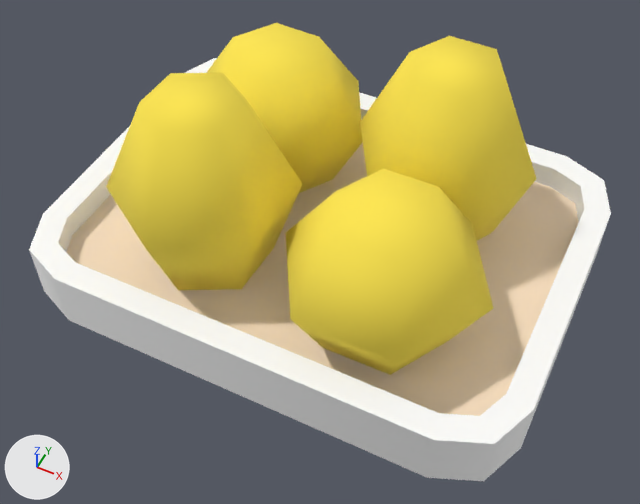
An edit to the glTF model assets/kenney/citysuburban/planter.glb, drawn before and after from the same camera.
Both versions are drawn from a 50 mm lens placed at (0.214, -0.439, 0.552), pointed at (0.014, -0.039, 0.051). The axes (+X, +Y, +Z) are drawn at lower left. The lights are the same throughout. The picture after the commit comes second.

Objects in the first picture: 'planter'.
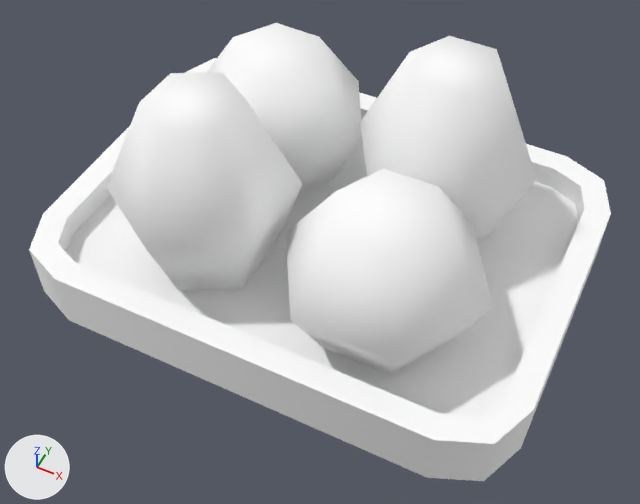
What differs and where, as boxes [x1, y1, x2, y2] in the pictures (640 x 504 px):
'planter', recoloured (lighter)
    both: [55, 23, 587, 419]

What changed in the scene script:
```text
Add mat_colormap_003:
    mat_colormap_003 = principled_material('colormap.003')
    mat_colormap_003.base_color = (1.0, 1.0, 1.0)  # white #ffffff
    mat_colormap_003.roughness = 1.0
Change me_planter:
    where me_planter.from_pydata(...)  # 120 vertices, 204 faces; spans x -0.2..0.2, y -0.149..0.151, z 0.0..0.177
    remove me_planter.materials.append(mat_colormap)
    add me_planter.materials.append(mat_colormap_003)  # white #ffffff
```
